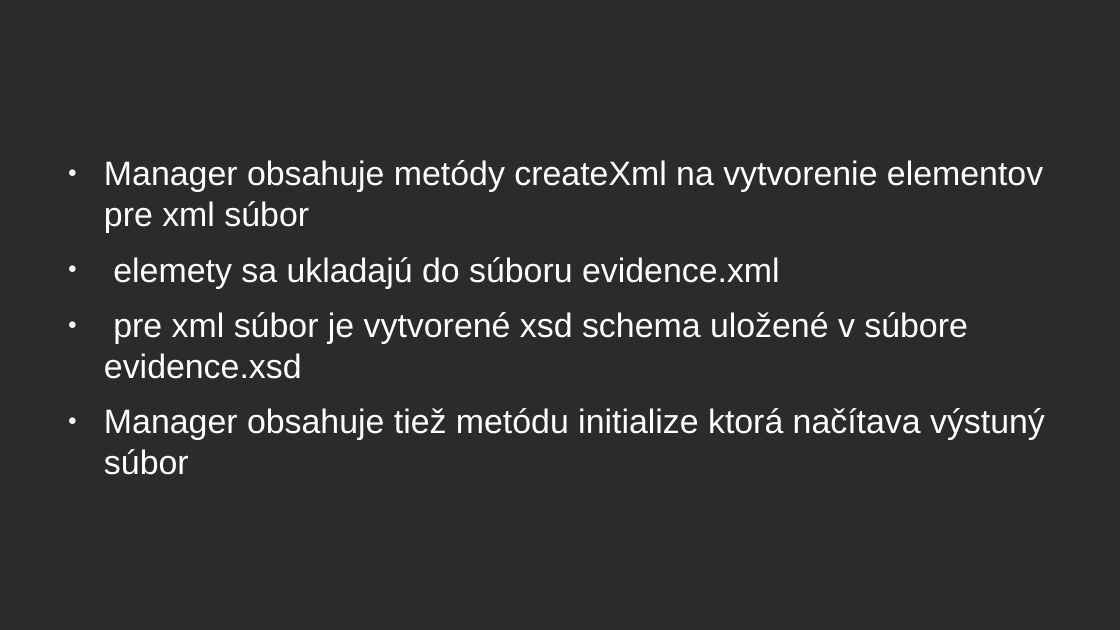
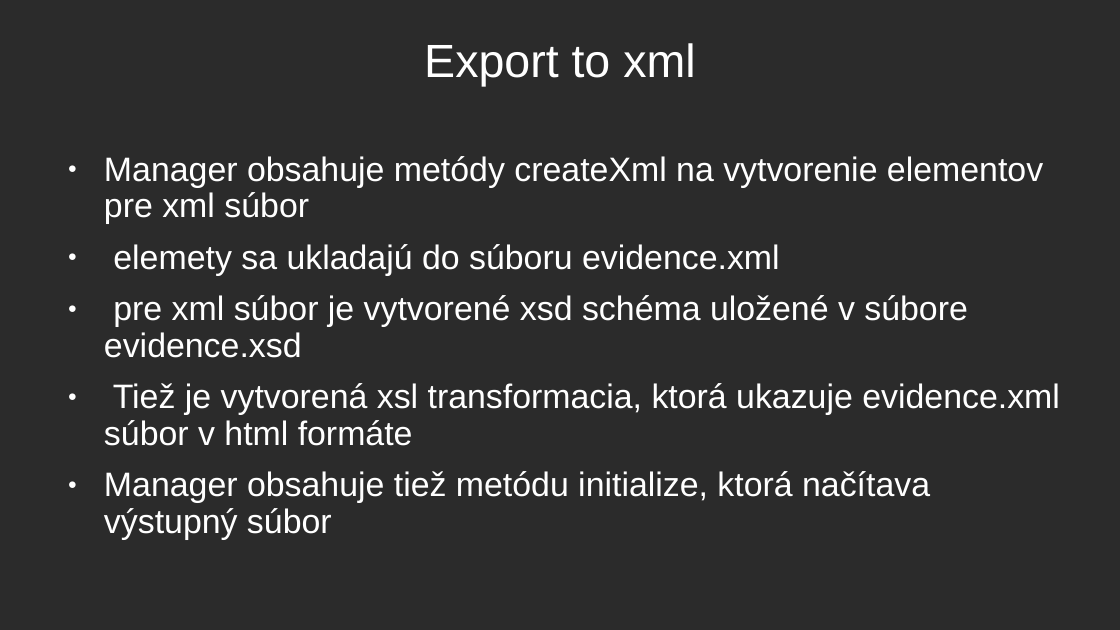
Before and after one commit to XuuRee/apk-AccountG, a slide deck: slide 9 of Evidence_prijmu_a_vydaju/Obhajoba_prezentace.odp (slide 8 before the commit). Drawn at 1120x630 pixels with LibreOffice and Linux fonts; fonts in the diff are those of the drawing; background and template pictures are left out; a plain dark background stands for a picture behind light text. Boxes give left, top, right and bottom in pixels: in the first picture for what was removed or moved away, otherwise in the second. Text is boxed around its words. In the diff, an @@ line names an element or a change of style, - is before the commit and + after.

```diff
--- a/Evidence_prijmu_a_vydaju/Obhajoba_prezentace.odp
+++ b/Evidence_prijmu_a_vydaju/Obhajoba_prezentace.odp
@@ title added at (424,43,695,86), 33 pt, text #FFFFFF @@
+Export to xml
@@ text at (104,156,1043,276): line spacing 1 to 0.9 @@
@@ text at (104,295,1060,540): text changed @@
-● pre xml súbor je vytvorené xsd schema uložené v súbore evidence.xsd
-● Manager obsahuje tiež metódu initialize ktorá načítava výstuný súbor
+● pre xml súbor je vytvorené xsd schéma uložené v súbore evidence.xsd
+● Tiež je vytvorená xsl transformacia, ktorá ukazuje evidence.xml súbor v html formáte
+● Manager obsahuje tiež metódu initialize, ktorá načítava výstupný súbor
```
Also in this commit, not shown: 3 other slides changed, 1 slide added, 2 other files.
